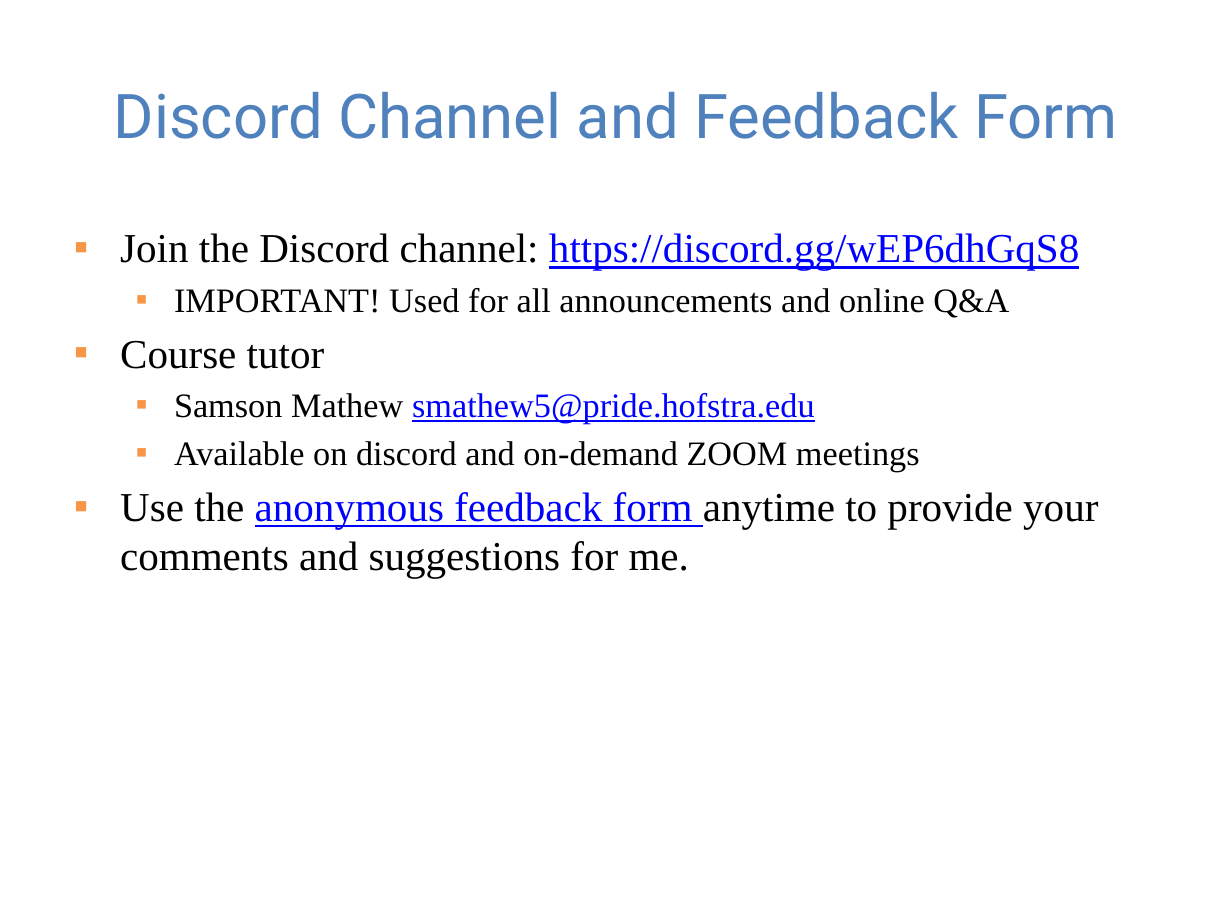
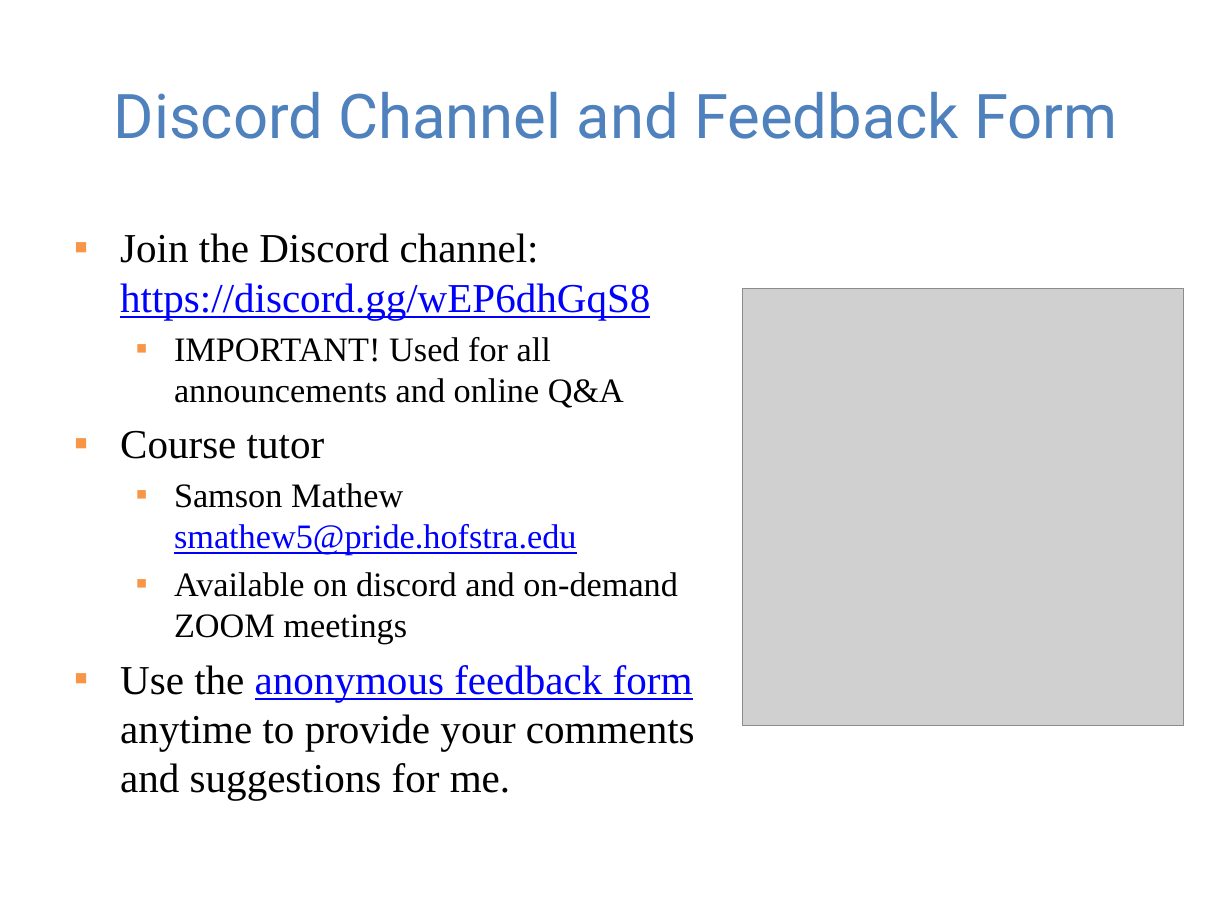
Before and after one commit to guhofstra/CSC256Fa25, a slide deck: slide 3 of PPTs/Lecture 0-course overview.pptx. Drawn at 1232x924 pixels with LibreOffice and Linux fonts; fonts in the diff are those of the drawing; grey boxes stand for pictures. Boxes give left, top, right and bottom in pixels: in the first picture for what was removed or moved away, otherwise in the second. Text is boxed around its words. In the diff, an @@ line names an element or a change of style, - is before the commit and + after.

```diff
--- a/PPTs/Lecture 0-course overview.pptx
+++ b/PPTs/Lecture 0-course overview.pptx
@@ text "Join the Discord channel: https://discord.gg/wEP6dhGqS8" rewrapped from [120, 233, 1098, 578] to [120, 233, 695, 800] @@
@@ picture added at [743, 288, 1184, 726] @@
```
Also in this commit, not shown: 1 other slide changed, 2 other files.
